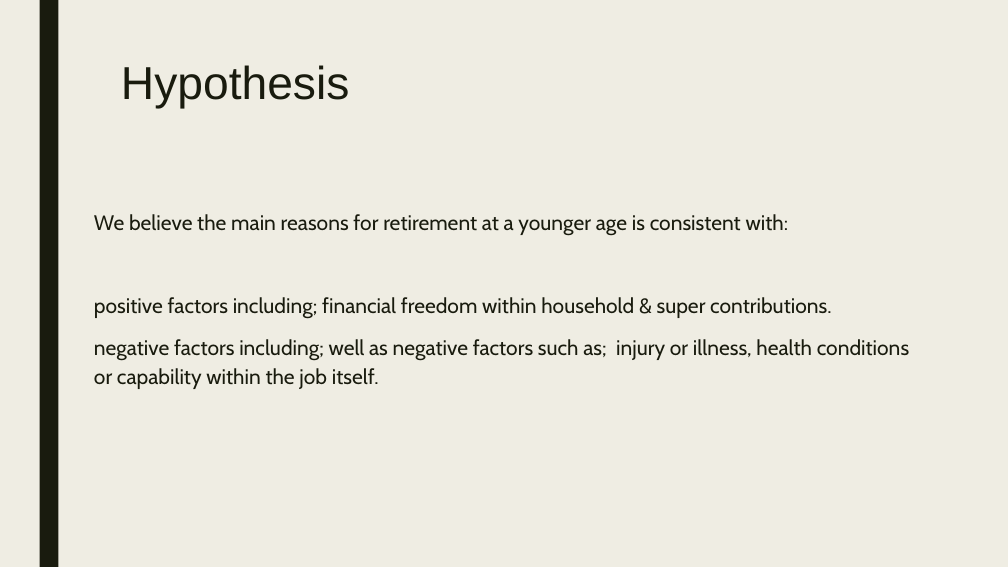
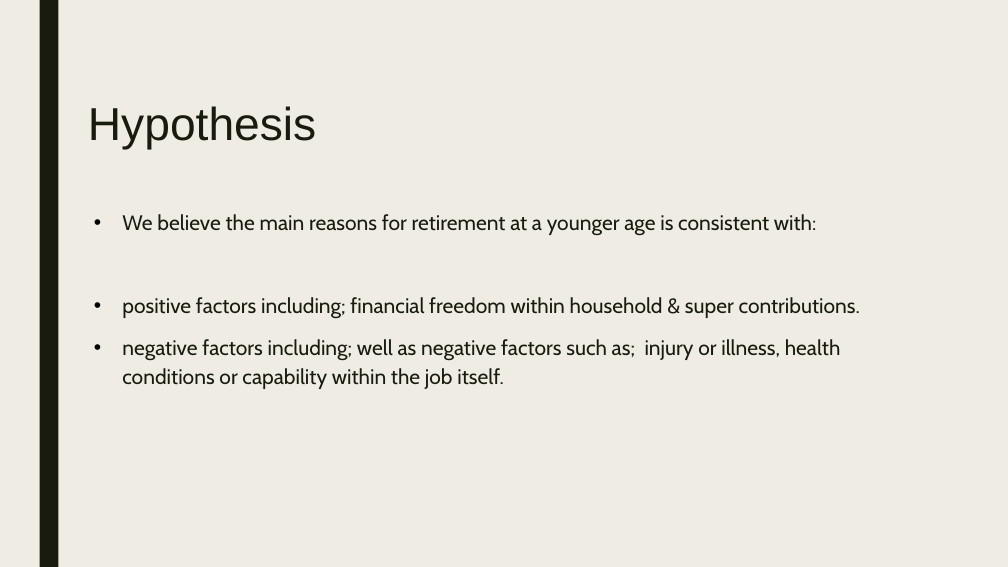
Before and after one commit to braydonnugent/Project1_Group4, a slide deck: slide 4 of PRES Retirement Analysis.pptx. Drawn at 1008x567 pixels with LibreOffice and Linux fonts; fonts in the diff are those of the drawing. Boxes give left, top, right and bottom in pixels: in the first picture for what was removed or moved away, otherwise in the second. Text is boxed around its words. In the diff, an @@ line names an element or a change of style, - is before the commit and + after.

```diff
--- a/PRES Retirement Analysis.pptx
+++ b/PRES Retirement Analysis.pptx
@@ title "Hypothesis": place and size @@
-title "Hypothesis" at <box>121,65,349,109</box>
+title "Hypothesis" at <box>88,106,316,150</box>
@@ text "We believe the main reasons ..." at <box>122,214,860,389</box>: bullet none to • @@
```
Also in this commit, not shown: 14 other slides changed.
